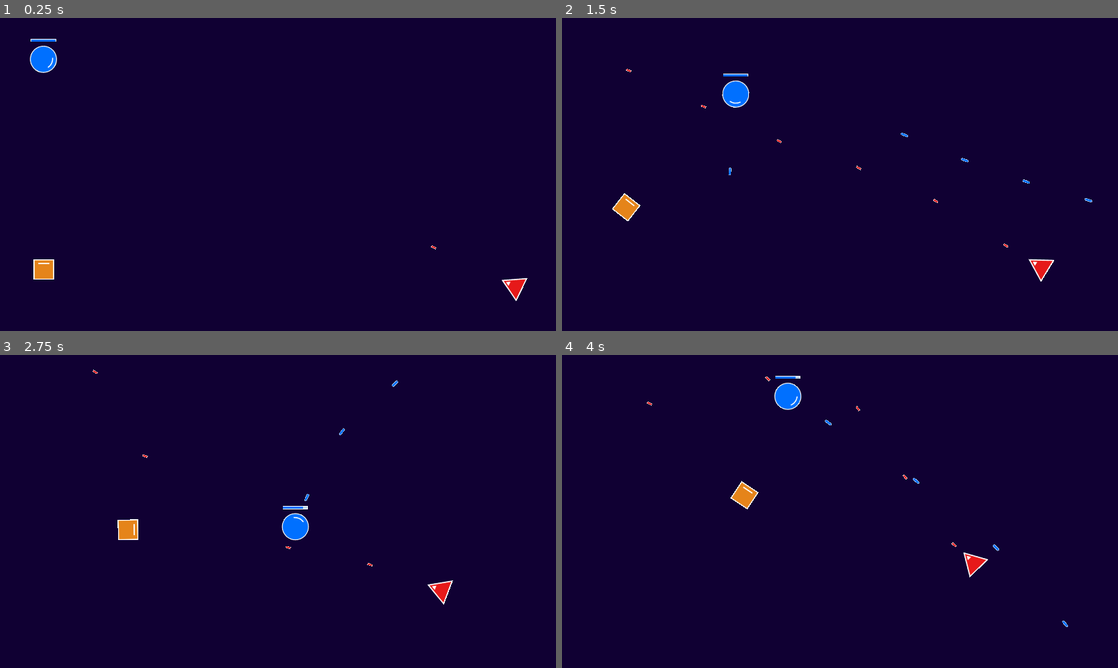
Above: before the commit, frames 1-4 (two rows, left to right).
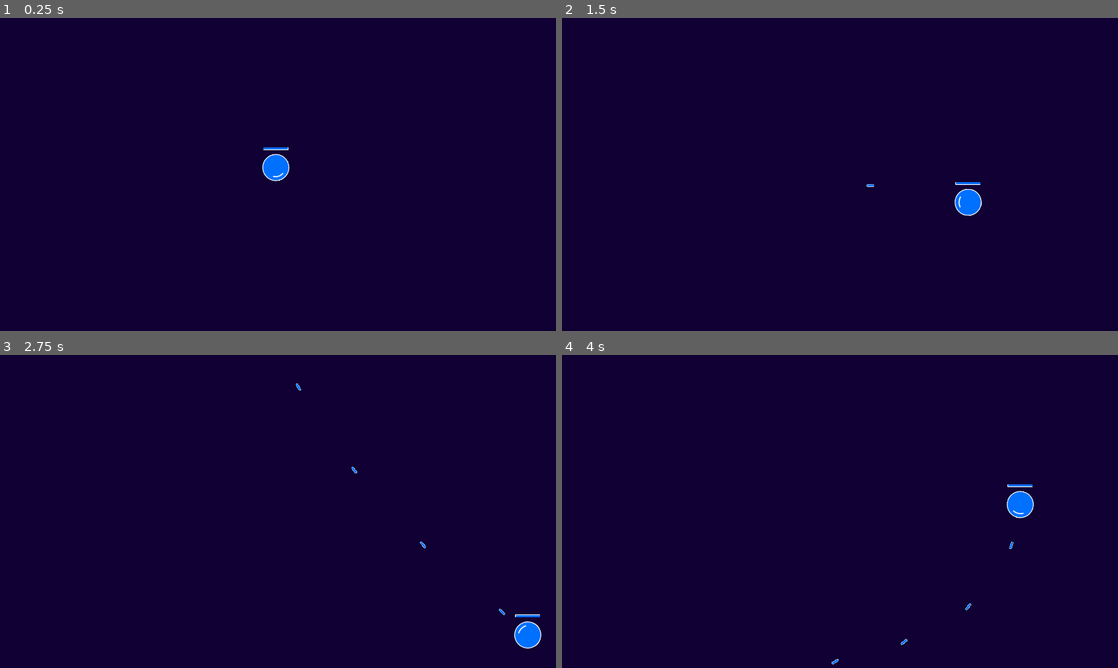
Above: after the commit, the same moments.

Repository: eduardojunio/arena-blaster
Game: Godot game, scene res://scenes/main.tscn
Two runs of this game, one before a commit and one after it. Both use one fixed random seed, a clock stepped at 60 frames per second and the inputs below.
Inputs (mouse positions are in pixels of both pictures, inside the frame that each line leads up to):
- Up to frame 1 (0.25 s): no input
- Up to frame 2 (1.5 s): move the mouse to (962, 158) at 0.52 s; press the mouse at (962, 158) at 0.53 s; hold D (right) 0.53-1.28 s; move the mouse to (728, 190) at 1.27 s; release the mouse at (728, 190) at 1.28 s; hold Down (down) from 1.28 s (still down); click (728, 190) at 1.35 s
- Up to frame 3 (2.75 s): move the mouse to (333, 442) at 2.02 s; release Down (down) at 2.03 s; press the mouse at (333, 442) at 2.03 s; hold D (right) from 2.03 s (still down)
- Up to frame 4 (4 s): move the mouse to (812, 574) at 2.77 s; release D (right) at 2.78 s; release the mouse at (812, 574) at 2.78 s; hold Up (up) 2.78-3.53 s; click (812, 574) at 2.85 s; move the mouse to (1006, 558) at 3.52 s; press the mouse at (1006, 558) at 3.53 s; hold Left (left) from 3.53 s (still down)

The runs differ from the first frame. In frame 1, 1.2% of the frame differs, in the area x 5-95%, y 6-91%; in frame 2, 1.3%; in frame 3, 1.3%; in frame 4, 1.3%, in the area x 15-92%, y 6-99%.

Commit message:
Make enemies spawn in waves and in random places

Diff:
--- a/scenes/main.tscn
+++ b/scenes/main.tscn
@@ -1,23 +1,42 @@
-[gd_scene load_steps=6 format=3 uid="uid://cvj1gwsb4lmq3"]
+[gd_scene load_steps=7 format=3 uid="uid://cvj1gwsb4lmq3"]
 
 [ext_resource type="Script" path="res://scripts/main.gd" id="1_4pxf7"]
 [ext_resource type="Texture2D" uid="uid://cteyuc7r4ghro" path="res://assets/crosshair.png" id="2_kc16d"]
 [ext_resource type="PackedScene" uid="uid://b8bcogac67an8" path="res://scenes/player.tscn" id="3_ry26l"]
-[ext_resource type="PackedScene" uid="uid://b24x0i54v32in" path="res://scenes/enemy-shooter.tscn" id="4_018i8"]
 [ext_resource type="PackedScene" uid="uid://c2rmel2ipu682" path="res://scenes/enemy-basic.tscn" id="4_28nub"]
+[ext_resource type="PackedScene" uid="uid://b24x0i54v32in" path="res://scenes/enemy-shooter.tscn" id="4_wwrku"]
 
-[node name="root" type="Node2D"]
+[sub_resource type="Curve2D" id="Curve2D_lli2v"]
+_data = {
+"points": PackedVector2Array(0, 0, 0, 0, -128, -128, 0, 0, 0, 0, 1408, -128, 0, 0, 0, 0, 1408, 832, 0, 0, 0, 0, -128, 832, 0, 0, 0, 0, -128, -128)
+}
+point_count = 5
+
+[node name="Main" type="Node2D"]
 script = ExtResource("1_4pxf7")
 crosshair_texture = ExtResource("2_kc16d")
 crosshair_size = Vector2(25, 25)
+enemy_basic = ExtResource("4_28nub")
+enemy_shooter = ExtResource("4_wwrku")
 
 [node name="Player" parent="." instance=ExtResource("3_ry26l")]
-position = Vector2(100, 95)
+position = Vector2(635, 344)
 
-[node name="EnemyBasic" parent="." node_paths=PackedStringArray("player") instance=ExtResource("4_28nub")]
-position = Vector2(101, 610)
-player = NodePath("../Player")
+[node name="Path2D" type="Path2D" parent="."]
+curve = SubResource("Curve2D_lli2v")
 
-[node name="EnemyShooter" parent="." node_paths=PackedStringArray("player") instance=ExtResource("4_018i8")]
-position = Vector2(1195, 622)
-player = NodePath("../Player")
+[node name="PathFollow2D" type="PathFollow2D" parent="Path2D"]
+position = Vector2(-128, -128)
+
+[node name="SpawnTimer" type="Timer" parent="."]
+wait_time = 4.0
+autostart = true
+
+[node name="WaveTimer" type="Timer" parent="."]
+wait_time = 20.0
+one_shot = true
+autostart = true
+
+[node name="CooldownTimer" type="Timer" parent="."]
+wait_time = 10.0
+one_shot = true
--- a/scenes/player.tscn
+++ b/scenes/player.tscn
@@ -34,6 +34,7 @@
 input_component = NodePath("../PlayerInputComponent")
 speed = 400
 target_size = Vector2(62, 62)
+should_clamp_position = true
 
 [node name="CollisionShape2D" type="CollisionShape2D" parent="."]
 shape = SubResource("CircleShape2D_vlg8r")
@@ -48,3 +49,5 @@
 bullet = ExtResource("2_uclsc")
 
 [node name="HealthComponent" parent="." instance=ExtResource("9_uf05b")]
+max_health = 300
+current_health = 300
--- a/scripts/components/flashing-component.gd
+++ b/scripts/components/flashing-component.gd
@@ -7,9 +7,9 @@
 
 func _ready():
 	flashing_duration.one_shot = true
-	flashing_duration.wait_time = 0.7
+	flashing_duration.wait_time = 0.5
 	flashing_duration.timeout.connect(stop_flashing)
-	flashing_interval.wait_time = 0.15
+	flashing_interval.wait_time = 0.075
 	flashing_interval.timeout.connect(flash)
 
 func start_flashing():
--- a/scripts/components/movement-component.gd
+++ b/scripts/components/movement-component.gd
@@ -7,6 +7,7 @@
 @export var speed = 100 # in pixels per second
 @export var target_size: Vector2 # required to prevent the target from leaving the screen
 @export var stop_on_collision = false
+@export var should_clamp_position = false
 
 var collided = false
 
@@ -16,7 +17,8 @@
 		collided = target.move_and_slide()
 		if collided:
 			on_collision.emit(target.get_last_slide_collision())
-		clamp_position()
+		if should_clamp_position:
+			clamp_position()
 
 func clamp_position():
 	var min_position = target_size / 2
--- a/scripts/main.gd
+++ b/scripts/main.gd
@@ -2,9 +2,46 @@
 
 @export var crosshair_texture: Texture2D
 @export var crosshair_size: Vector2
+@export var enemy_basic: PackedScene
+@export var enemy_shooter: PackedScene
+
+@onready var path_follow_2d = $"Path2D/PathFollow2D"
+@onready var spawn_timer = $SpawnTimer
+@onready var wave_timer = $WaveTimer
+@onready var cooldown_timer = $CooldownTimer
+@onready var player = $Player
+
+var spawn_time_decrease = 0.25 # decrease in enemy spawn time in seconds (decreased after a wave)
+var min_spawn_time = 1 # in seconds
 
 func _ready():
 	set_crosshair()
+	spawn_timer.timeout.connect(spawn_enemy)
+	wave_timer.timeout.connect(end_wave)
+	cooldown_timer.timeout.connect(start_wave)
 
 func set_crosshair():
 	Input.set_custom_mouse_cursor(crosshair_texture, 0, crosshair_size / 2)
+
+func start_wave():
+	wave_timer.start()
+	spawn_timer.start()
+
+func end_wave():
+	spawn_timer.stop()
+	spawn_timer.wait_time = max(spawn_timer.wait_time - spawn_time_decrease, min_spawn_time)
+	cooldown_timer.start()
+
+func spawn_enemy():
+	var enemy_instance = get_enemy().instantiate()
+	enemy_instance.player = player
+	enemy_instance.global_position = get_enemy_position()
+	add_child(enemy_instance)
+
+func get_enemy_position():
+	path_follow_2d.progress_ratio = randf()
+	return path_follow_2d.global_position
+
+func get_enemy():
+	var enemies = [enemy_basic, enemy_shooter]
+	return enemies[randi() % enemies.size()]
